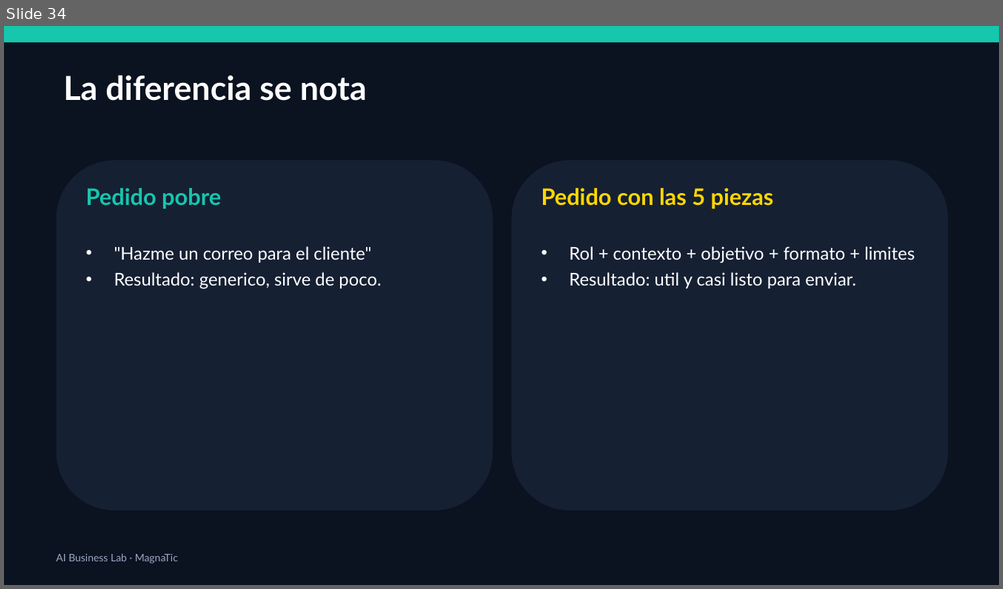
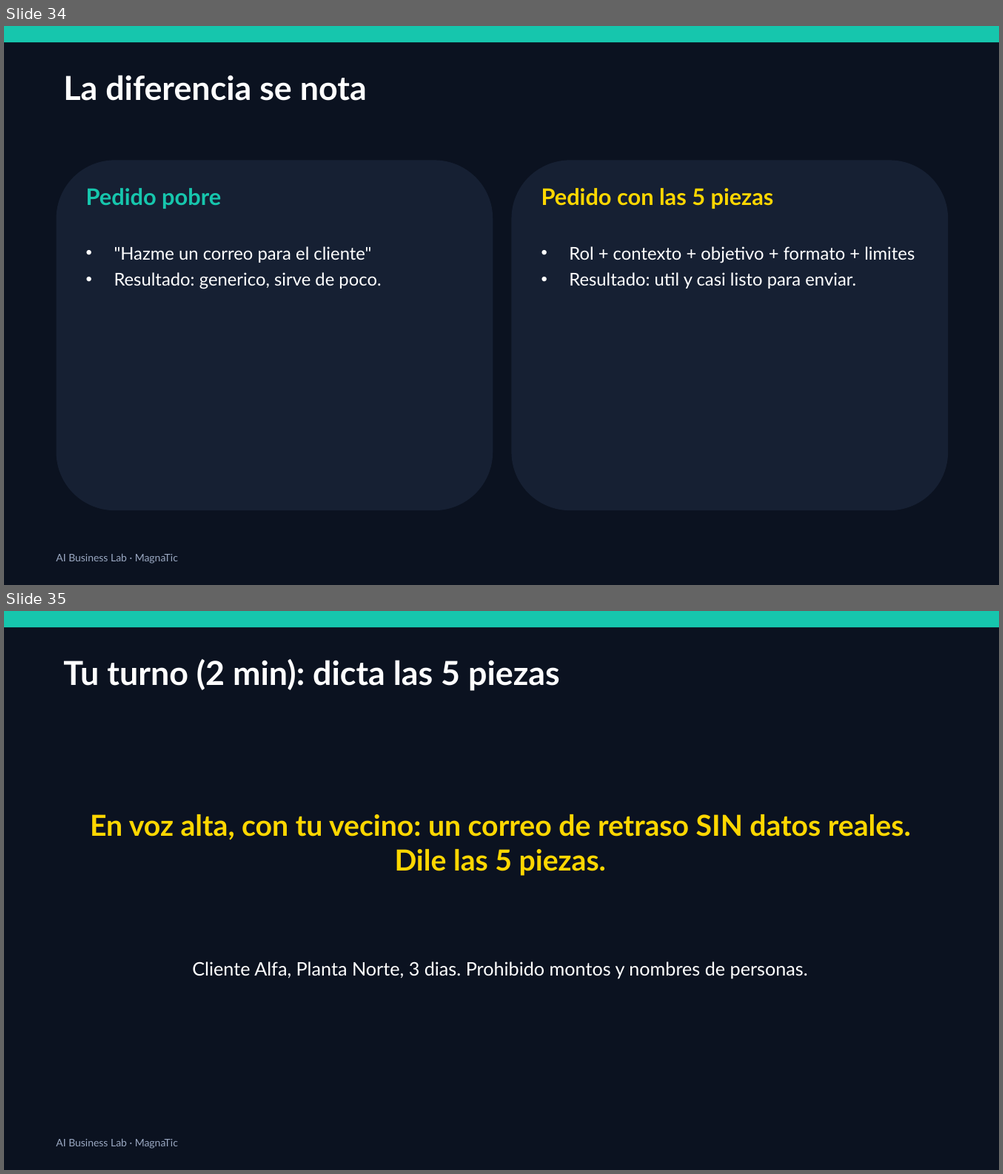
Before and after one commit to xander0408/CURSOS, a slide deck: AI-Business-Lab-Presentacion.pptx. Shown one above the other, each under a label of ours: slide 34 before the commit, slides 34 and 35 after it. The pictures are 1003x589 and 1003x1174 pixels, drawn with LibreOffice and Linux fonts; fonts in the diff are those of the drawing. Boxes give left, top, right and bottom in pixels: in the first picture for what was removed or moved away, otherwise in the second. Text is boxed around its words. In the diff, an @@ line names an element or a change of style, - is before the commit and + after.

```diff
--- a/AI-Business-Lab-Presentacion.pptx
+++ b/AI-Business-Lab-Presentacion.pptx
@@ slide 35 added at (4, 611, 999, 1170), background #0B1220 @@
@@ rectangle added at (4, 611, 999, 627), fill #16C6AD @@
@@ text added at (63, 659, 560, 691), 32 pt, text #FFFFFF, bold @@
+Tu turno (2 min): dicta las 5 piezas
@@ text added at (90, 815, 910, 876), 28 pt, text #FFD700, bold @@
+En voz alta, con tu vecino: un correo de retraso SIN datos reales. Dile las 5 piezas.
@@ text added at (192, 962, 808, 980), 18 pt, text #FFFFFF @@
+Cliente Alfa, Planta Norte, 3 dias. Prohibido montos y nombres de personas.
@@ text added at (56, 1139, 178, 1149), 10 pt, text #9AA8C2 @@
+AI Business Lab · MagnaTic
```
Also in this commit, not shown: 3 slides changed, 13 other slides added, 13 other files.
